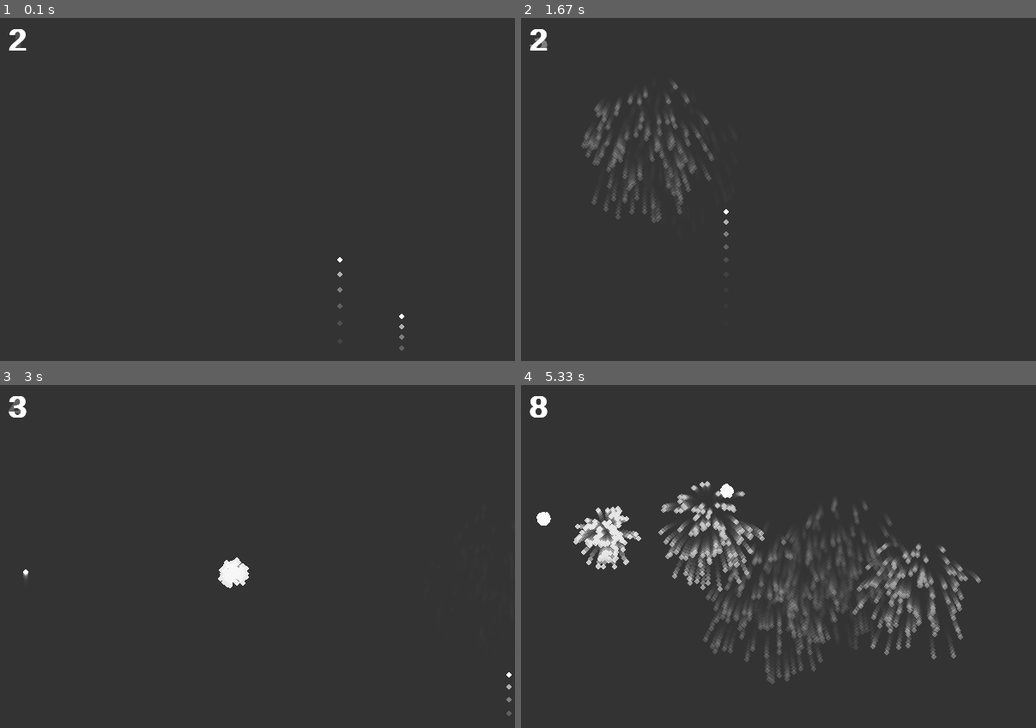
Above: before the commit, frames 1-4 (two rows, left to right).
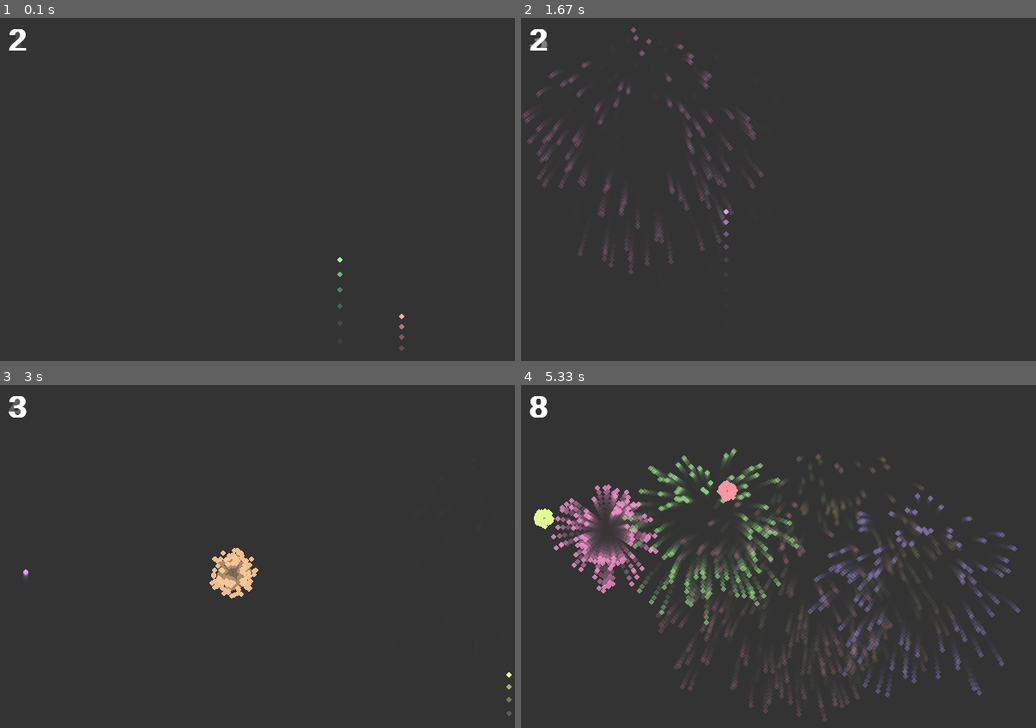
Above: after the commit, the same moments.

Repository: DHameete/pygames
Game: pygame game, started from 09_Fireworks/main.py
Same seed, same stepped clock (60 frames per second), same inputs: the game is played once before the commit and once after it.
Inputs:
- Up to frame 1 (0.1 s): no input
- Up to frame 2 (1.67 s): no input
- Up to frame 3 (3 s): no input
- Up to frame 4 (5.33 s): no input

The runs differ from the first frame. In frame 1, less than 0.1% of the frame differs, in the area x 65-79%, y 69-94%; in frame 2, 2.7%; in frame 3, 0.9%; in frame 4, 14%, in the area x 2-97%, y 18-99%.

Commit message:
Added colors to fireworks

Diff:
--- a/09_Fireworks/firework.py
+++ b/09_Fireworks/firework.py
@@ -1,4 +1,4 @@
-import pygame, random
+import pygame, random, colorsys
 from settings import *
 
 from particle import Particle
@@ -9,8 +9,10 @@
     def __init__(self):
         pos = (random.randrange(WIDTH),HEIGHT)
         vel = (0,-1*random.randrange(15,25))
-        # vel = (0,-1*10)
-        self.seed = Particle(pos,vel,WHITE)
+
+        color_normal = colorsys.hsv_to_rgb(random.random(),0.4,1)
+        self.color = tuple([255*c for c in color_normal])
+        self.seed = Particle(pos,vel,self.color)
 
         self.particles = []
         self.exploded = False
@@ -36,11 +38,12 @@
         for i in range(100):
             vel = pygame.math.Vector2()
 
-            r = random.uniform(1, 6)
+            # r = random.uniform(1, 6)
+            r = random.uniform(4, 10)
             phi = random.randrange(361)
             vel.from_polar((r, phi))
 
-            self.particles.append(Particle(self.seed.pos, vel, WHITE))
+            self.particles.append(Particle(self.seed.pos, vel, self.color))
 
 
     def show(self,surface):
--- a/09_Fireworks/main.py
+++ b/09_Fireworks/main.py
@@ -53,6 +53,7 @@
         for firework in fireworks[:]:
             firework.update(gravity)
             firework.show(displaysurface)
+
             if firework.lifespan < 0:
                 fireworks.remove(firework)
 
--- a/09_Fireworks/settings.py
+++ b/09_Fireworks/settings.py
@@ -10,8 +10,3 @@
 GREEN = (0, 255, 0)
 BLUE = (0, 0, 255)
 ORANGE = (251,94,15)
-
-OPEN_COLOR = (128,206,135)
-CLOSED_COLOR = (146,229,161)
-BEST_COLOR = (34,150,85)
-NEW_COLOR = (32,72,41)
